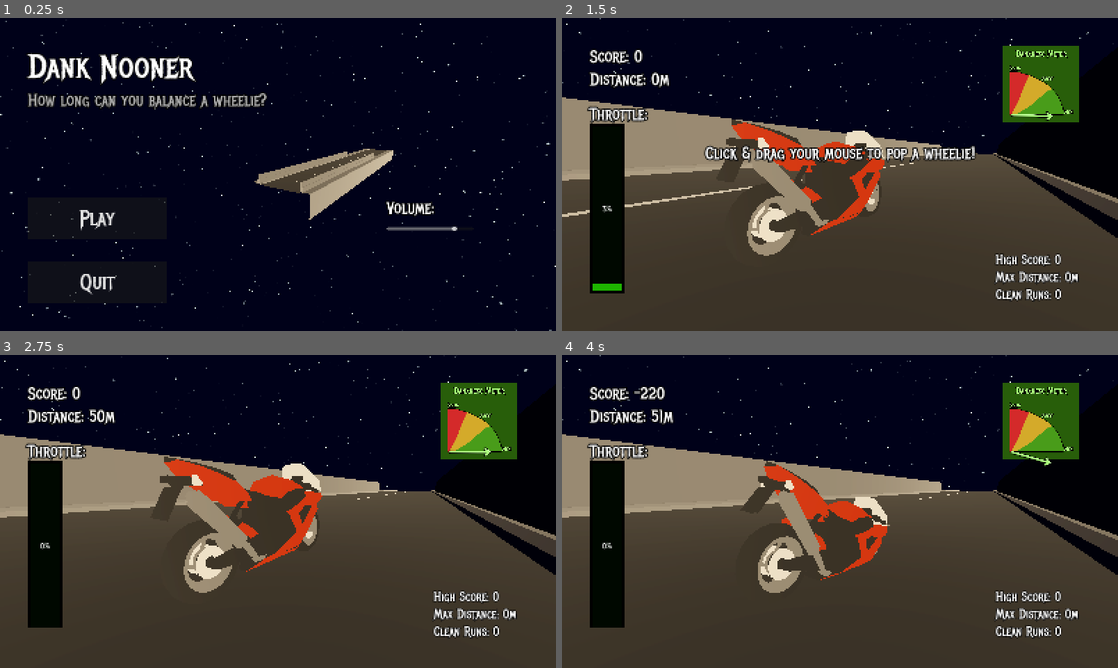
Above: before the commit, frames 1-4 (two rows, left to right).
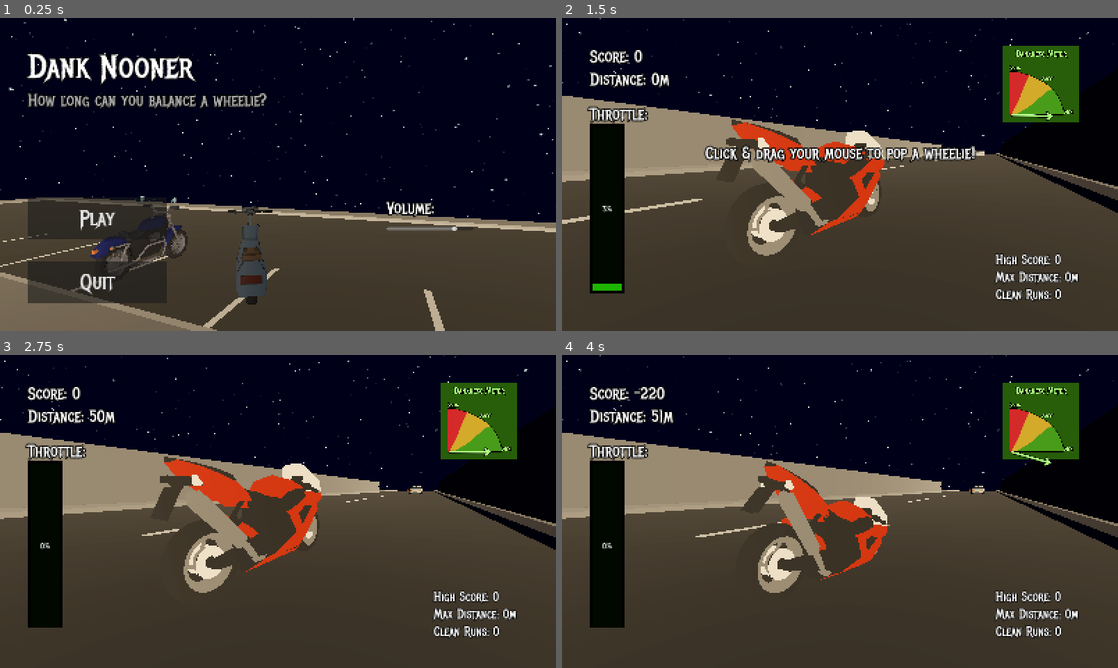
Above: after the commit, the same moments.

Repository: ssebs/DankNooner
Game: Godot game, scene res://scenes/main_game.tscn
Two runs of this game, one before a commit and one after it. Both use one fixed random seed, a clock stepped at 60 frames per second and the inputs below.
Inputs (mouse positions are in pixels of both pictures, inside the frame that each line leads up to):
- Up to frame 1 (0.25 s): no input
- Up to frame 2 (1.5 s): click "Play" at 0.5 s; tap Enter at 1.25 s; move the mouse to (867, 174) at 1.27 s; hold W (lean_forward) from 1.28 s (still down); click (867, 174) at 1.42 s
- Up to frame 3 (2.75 s): keep holding W (lean_forward); move the mouse to (250, 511) at 2.02 s
- Up to frame 4 (4 s): keep holding W (lean_forward); move the mouse to (851, 505) at 2.77 s; tap Space (brake) at 3.5 s; move the mouse to (834, 517) at 3.52 s; click (834, 517) at 3.67 s

The runs differ from the first frame. In frame 1, 41% of the frame differs, in the area x 0-100%, y 0-100%; in frame 2, 2.4%; in frame 3, 2.1%; in frame 4, 2.2%.

Commit message:
workingish

Diff:
--- /dev/null
+++ b/resources/hazard_hacky_obstacle_shape.tres
@@ -0,0 +1,4 @@
+[gd_resource type="BoxShape3D" format=3 uid="uid://cq07spmpfekm5"]
+
+[resource]
+size = Vector3(1.63845, 0.974459, 3.30962)
--- a/scenes/main_game.tscn
+++ b/scenes/main_game.tscn
@@ -117,11 +117,10 @@
 directional_shadow_mode = 1
 
 [node name="TreadmillRoad" parent="." instance=ExtResource("15_sp04v")]
-transform = Transform3D(1, 0, 0, 0, 1, 0, 0, 0, 1, 0, 0, 7.5)
 debug = false
 
 [node name="SpawnPos" type="Marker3D" parent="."]
-transform = Transform3D(1, 0, 0, 0, 1, 0, 0, 0, 1, 10.3734, 0, 0)
+transform = Transform3D(1, 0, 0, 0, 1, 0, 0, 0, 1, 10, 0, -10)
 
 [node name="MenuStuff" type="Node3D" parent="."]
 unique_name_in_owner = true
--- a/scenes/obstacle.gd
+++ b/scenes/obstacle.gd
@@ -2,7 +2,7 @@
 class_name Obstacle extends Area3D
 
 @export var variant: int = 0
-# HACK - hard code offset for vehicles vs hazards in variants
+## HACK - hard code offset for vehicles vs hazards in variants
 @export var variant_split_idx := 3
 @export var variants: Array[PackedScene] = [
     preload("res://assets/vehicles/Car01.glb"),
@@ -12,6 +12,8 @@
     preload("res://assets/misc/Traffic Cone.glb"),
     preload("res://assets/misc/Wood Planks.glb"),
 ]
+
+@export var hack_tiny_collider_shape_for_hazards: Shape3D = preload("res://resources/hazard_hacky_obstacle_shape.tres")
 
 @onready var timer: Timer = $Timer
 @onready var mesh: Node3D = %Mesh
@@ -42,12 +44,19 @@
     queue_free()
 
 func set_mesh():
+    if Engine.is_editor_hint():
+        return
+
     for child in mesh.get_children():
         child.queue_free()
 
     var new_mesh = variants[variant].instantiate() as Node3D
     mesh.add_child(new_mesh)
     # new_mesh.rotate_y(PI)
+
+    if variant >= variant_split_idx:
+        collision_shape.shape.size = hack_tiny_collider_shape_for_hazards.size
+        return
 
     for child in new_mesh.get_children():
         if child is MeshInstance3D:
--- a/scenes/obstacle.tscn
+++ b/scenes/obstacle.tscn
@@ -1,9 +1,7 @@
 [gd_scene load_steps=3 format=3 uid="uid://c5luuvbq5nggv"]
 
 [ext_resource type="Script" uid="uid://ci6jiokxqafxm" path="res://scenes/obstacle.gd" id="1_7ukg5"]
-
-[sub_resource type="BoxShape3D" id="BoxShape3D_7ukg5"]
-size = Vector3(1.63845, 0.974459, 3.30962)
+[ext_resource type="Shape3D" uid="uid://cq07spmpfekm5" path="res://resources/hazard_hacky_obstacle_shape.tres" id="2_drdry"]
 
 [node name="Obstacle" type="Area3D"]
 script = ExtResource("1_7ukg5")
@@ -14,7 +12,7 @@
 [node name="CollisionShape3D" type="CollisionShape3D" parent="."]
 unique_name_in_owner = true
 transform = Transform3D(1, 0, 0, 0, 1, 0, 0, 0, 1, 0, 0.487229, 0)
-shape = SubResource("BoxShape3D_7ukg5")
+shape = ExtResource("2_drdry")
 
 [node name="Timer" type="Timer" parent="."]
 wait_time = 15.0
--- a/scenes/treadmill_road.gd
+++ b/scenes/treadmill_road.gd
@@ -16,6 +16,9 @@
 var amount_moved = 0.0
 var road_pieces: Array[Node3D]
 
+var spawn_chance_base = 0.25 # 15% base chance
+var difficulty_modifier = 1.0 # Increases over time
+
 func _ready():
     spawn_roads(road_spawn_count)
     if debug:
@@ -29,7 +32,7 @@
         var piece = road_piece.instantiate() as Node3D
         road_spawn.add_child(piece)
         road_pieces.append(piece)
-        piece.global_position.z -= i * offset
+        piece.global_position.z += i * offset
 
 func _physics_process(delta):
     if road_spawn == null || Engine.is_editor_hint():
@@ -52,8 +55,11 @@
         road_pieces.push_front(last_piece) # Add to beginning
 
         # Spawn obstacles when a piece cycles
-        if randi() % 2 == 0:
+        var current_spawn_chance = spawn_chance_base * difficulty_modifier
+        if randf() < current_spawn_chance:
             spawn_obstacle(first_piece, lane1_spawn if randi() % 2 == 0 else lane2_spawn, false)
+
+        if randf() < current_spawn_chance:
             spawn_obstacle(first_piece, hazard_spawn, true)
 
         # clear old obstacles
@@ -62,7 +68,7 @@
                 child.queue_free()
 
 func spawn_obstacle(parent_node: Node3D, lane_spawn: Marker3D, is_hazard := false):
-    if lane_spawn == null || obstacle_scn == null:
+    if lane_spawn == null || obstacle_scn == null || Engine.is_editor_hint():
         print('something is null spawn_obstacle')
         return
 
--- a/scenes/treadmill_road.tscn
+++ b/scenes/treadmill_road.tscn
@@ -6,9 +6,6 @@
 [node name="TreadmillRoad" type="Node3D"]
 script = ExtResource("1_75pc8")
 debug = true
-
-[node name="DebugCamera3D" type="Camera3D" parent="."]
-transform = Transform3D(0.801254, -0.132049, 0.583571, 0, 0.975342, 0.220698, -0.598325, -0.176835, 0.781497, 31.955, 12.2966, 32.7929)
 
 [node name="RoadSpawn" type="Marker3D" parent="."]
 unique_name_in_owner = true
